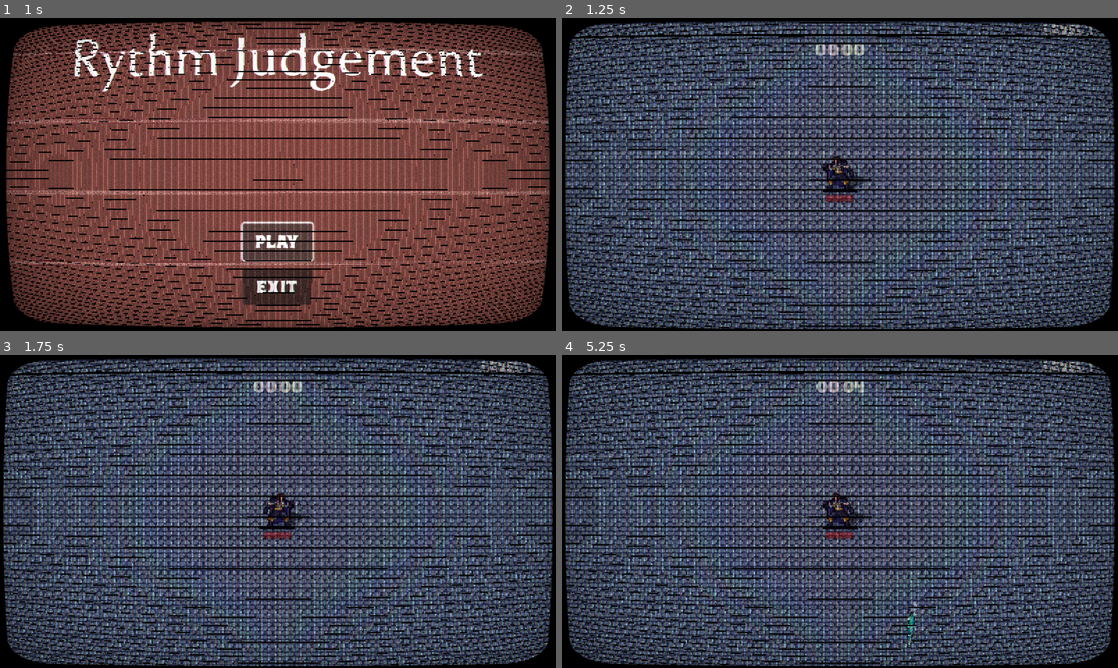
Above: before the commit, frames 1-4 (two rows, left to right).
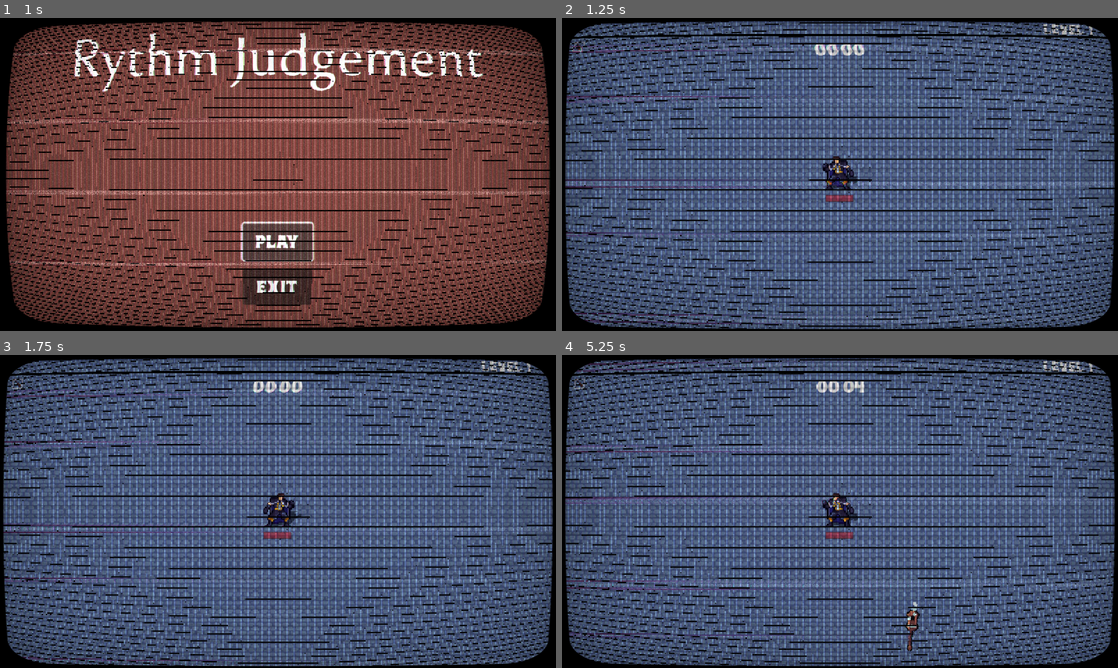
Above: after the commit, the same moments.

Repository: DiogoSabec/Rythm-Judgment
Game: Godot game, scene res://TitleScreen/menu.tscn
The game is run twice, just before and just after one commit, with the same random seed, the same clock (stepped at 60 frames per second) and the same inputs. Sound files missing from this copy of the repository are replaced by a short silence.
Inputs (mouse positions are in pixels of both pictures, inside the frame that each line leads up to):
- Up to frame 1 (1 s): click "Play" at 0.5 s
- Up to frame 2 (1.25 s): no input
- Up to frame 3 (1.75 s): move the mouse to (400, 495) at 1.27 s; hold D (right) from 1.28 s (still down); click (400, 495) at 1.35 s
- Up to frame 4 (5.25 s): move the mouse to (728, 527) at 2.02 s; release D (right) at 2.03 s; hold S (down) 2.03-2.78 s; click (728, 527) at 2.1 s; move the mouse to (895, 442) at 2.77 s; hold D (right) 2.78-3.53 s; click (895, 442) at 2.85 s; move the mouse to (812, 574) at 3.52 s; hold W (up) 3.53-4.28 s; click (812, 574) at 3.6 s; move the mouse to (1006, 558) at 4.27 s; hold A (left) from 4.28 s (still down); click (1006, 558) at 4.35 s; move the mouse to (673, 464) at 5.02 s; click (673, 464) at 5.1 s

Frame 1 is identical in both runs. In frame 2, 68% of the frame differs, in the area x 0-100%, y 1-100%; in frame 3, 68%; in frame 4, 69%.

Commit message:
Updated visuals
09/10/24

Diff:
--- /dev/null
+++ b/SurvivorsClone_Complete-main/Player/Attack/javelin.gdshader
@@ -0,0 +1,23 @@
+shader_type canvas_item;
+uniform float opacity;
+uniform float r;
+uniform float g;
+uniform float b;
+uniform float mix_color;
+
+void vertex() {
+
+}
+
+void fragment() {
+	// Se llama así por cada píxel en el que el material es visible.
+	vec4 texture_color = texture(TEXTURE, UV);
+	if (texture_color.a != 0.0)
+		COLOR = vec4(mix(texture_color.rgb, vec3(r,g,b), mix_color), opacity);
+}
+
+void light() {
+	// Se llama para cada píxel de cada luz que afecta al CanvasItem.
+	float cNdotL = max(1.0, dot(NORMAL, LIGHT_DIRECTION));
+	LIGHT = vec4(LIGHT_COLOR.rgb * COLOR.rgb * LIGHT_ENERGY * cNdotL, LIGHT_COLOR.a);
+}
--- a/SurvivorsClone_Complete-main/Player/Attack/javelin.tscn
+++ b/SurvivorsClone_Complete-main/Player/Attack/javelin.tscn
@@ -1,19 +1,30 @@
-[gd_scene load_steps=5 format=3 uid="uid://cr4wh8k8gaysv"]
+[gd_scene load_steps=7 format=3 uid="uid://cr4wh8k8gaysv"]
 
+[ext_resource type="Shader" path="res://Player/Attack/javelin.gdshader" id="1_anyor"]
 [ext_resource type="Texture2D" uid="uid://d22bl2j2hb3d1" path="res://Textures/Items/Weapons/javelin_3_new.png" id="1_rbe4t"]
 [ext_resource type="Script" path="res://Player/Attack/javelin.gd" id="1_ro7n8"]
 [ext_resource type="AudioStream" uid="uid://ckro6v281rcab" path="res://Audio/SoundEffect/woosh.wav" id="3_6kycs"]
+
+[sub_resource type="ShaderMaterial" id="ShaderMaterial_r1nq5"]
+shader = ExtResource("1_anyor")
+shader_parameter/opacity = 0.615
+shader_parameter/r = 0.0
+shader_parameter/g = 0.0
+shader_parameter/b = 0.7
+shader_parameter/mix_color = null
 
 [sub_resource type="RectangleShape2D" id="RectangleShape2D_5ojwf"]
 size = Vector2(4.24264, 32.5269)
 
 [node name="Javelin" type="Area2D" groups=["attack"]]
 top_level = true
+use_parent_material = true
 collision_layer = 4
 collision_mask = 0
 script = ExtResource("1_ro7n8")
 
 [node name="Sprite2D" type="Sprite2D" parent="."]
+material = SubResource("ShaderMaterial_r1nq5")
 texture = ExtResource("1_rbe4t")
 
 [node name="CollisionShape2D" type="CollisionShape2D" parent="."]
--- a/SurvivorsClone_Complete-main/Player/player.gd
+++ b/SurvivorsClone_Complete-main/Player/player.gd
@@ -54,6 +54,7 @@
 
 
 @onready var sprite = $Sprite2D
+@onready var sprite_shadow = $SpriteShadow
 @onready var walkTimer = get_node("%walkTimer")
 
 #GUI
@@ -74,7 +75,11 @@
 @onready var sndVictory = get_node("%snd_victory")
 @onready var sndLose = get_node("%snd_lose")
 
-#Signal
+var note_times = []
+var current_note_index = 0
+var music_timer = 0.0
+var is_playing = false
+
 signal playerdeath
 
 func _ready():
@@ -94,8 +99,10 @@
 	var mov = Vector2(x_mov,y_mov)
 	if mov.x > 0:
 		sprite.flip_h = true
+		sprite_shadow.flip_h = true
 	elif mov.x < 0:
 		sprite.flip_h = false
+		sprite_shadow.flip_h = false
 
 	if mov != Vector2.ZERO:
 		last_movement = mov
--- a/SurvivorsClone_Complete-main/Player/player.tscn
+++ b/SurvivorsClone_Complete-main/Player/player.tscn
@@ -1,7 +1,6 @@
-[gd_scene load_steps=24 format=3 uid="uid://dncgepmkc4jf4"]
+[gd_scene load_steps=22 format=3 uid="uid://dncgepmkc4jf4"]
 
 [ext_resource type="Script" path="res://Player/player.gd" id="1_37q80"]
-[ext_resource type="Shader" path="res://TitleScreen/vhs.gdshader" id="2_4bmmi"]
 [ext_resource type="Texture2D" uid="uid://p46qgvgj233p" path="res://Textures/MagnusV2.png" id="3_4s771"]
 [ext_resource type="Shader" path="res://Player/shadow.gdshader" id="3_eycu1"]
 [ext_resource type="PackedScene" uid="uid://xy3cvpwdy828" path="res://Utility/hurt_box.tscn" id="3_gs51i"]
@@ -17,30 +16,6 @@
 [ext_resource type="PackedScene" uid="uid://b7c7gsdx2rkjm" path="res://Utility/basic_button.tscn" id="12_i8esf"]
 [ext_resource type="PackedScene" uid="uid://3rmf6o4v314s" path="res://Player/GUI/pause.tscn" id="14_erub4"]
 
-[sub_resource type="ShaderMaterial" id="ShaderMaterial_paeog"]
-shader = ExtResource("2_4bmmi")
-shader_parameter/overlay = true
-shader_parameter/scanlines_opacity = 0.18
-shader_parameter/scanlines_width = 0.214
-shader_parameter/grille_opacity = 0.315
-shader_parameter/resolution = Vector2(640, 480)
-shader_parameter/pixelate = true
-shader_parameter/roll = false
-shader_parameter/roll_speed = 0.42
-shader_parameter/roll_size = 61.625
-shader_parameter/roll_variation = 1.025
-shader_parameter/distort_intensity = 0.003
-shader_parameter/noise_opacity = 0.05
-shader_parameter/noise_speed = 5.0
-shader_parameter/static_noise_intensity = 0.0
-shader_parameter/aberration = 4.75e-08
-shader_parameter/brightness = 1.2
-shader_parameter/discolor = false
-shader_parameter/warp_amount = 0.151
-shader_parameter/clip_warp = false
-shader_parameter/vignette_intensity = 0.125
-shader_parameter/vignette_opacity = 0.475
-
 [sub_resource type="ShaderMaterial" id="ShaderMaterial_c86xp"]
 shader = ExtResource("3_eycu1")
 shader_parameter/look_right = true
@@ -66,27 +41,14 @@
 script = ExtResource("1_37q80")
 experience = 765
 
-[node name="CanvasLayerVHS" type="CanvasLayer" parent="."]
-layer = 5
-
-[node name="ColorRect" type="ColorRect" parent="CanvasLayerVHS"]
-material = SubResource("ShaderMaterial_paeog")
-anchors_preset = -1
-anchor_top = 0.00555556
-anchor_right = 1.00044
-anchor_bottom = 1.00544
-offset_top = -2.0
-offset_right = -0.280029
-offset_bottom = -1.96005
-mouse_filter = 2
-metadata/_edit_use_anchors_ = true
-
 [node name="Sprite2D" type="Sprite2D" parent="."]
 z_index = 1
 texture = ExtResource("3_4s771")
 
 [node name="SpriteShadow" type="Sprite2D" parent="."]
 material = SubResource("ShaderMaterial_c86xp")
+position = Vector2(-2.25, -0.75)
+scale = Vector2(0.871429, 0.957143)
 texture = ExtResource("3_4s771")
 
 [node name="Camera2D" type="Camera2D" parent="."]
--- a/SurvivorsClone_Complete-main/Utility/item_option.tscn
+++ b/SurvivorsClone_Complete-main/Utility/item_option.tscn
@@ -47,7 +47,7 @@
 offset_bottom = 48.0
 scale = Vector2(1.03025, 1)
 theme_override_fonts/font = ExtResource("2_wif5r")
-theme_override_font_sizes/font_size = 8
+theme_override_font_sizes/font_size = 10
 text = "Description of Item"
 autowrap_mode = 3
 
--- a/SurvivorsClone_Complete-main/World/world.tscn
+++ b/SurvivorsClone_Complete-main/World/world.tscn
@@ -1,8 +1,9 @@
-[gd_scene load_steps=22 format=3 uid="uid://du6qbgqucaqov"]
+[gd_scene load_steps=24 format=3 uid="uid://du6qbgqucaqov"]
 
 [ext_resource type="Texture2D" uid="uid://b6umklllf2jsl" path="res://Textures/dirt_full_new.png" id="1_3v41d"]
 [ext_resource type="PackedScene" uid="uid://dncgepmkc4jf4" path="res://Player/player.tscn" id="2_40uwv"]
 [ext_resource type="PackedScene" uid="uid://ba2claihwes2y" path="res://Utility/enemy_spawner.tscn" id="3_p01g4"]
+[ext_resource type="Shader" path="res://TitleScreen/vhs.gdshader" id="3_vtams"]
 [ext_resource type="PackedScene" uid="uid://gvm5jcbbgwdv" path="res://Enemy/enemy_kobold_weak.tscn" id="4_ee8bm"]
 [ext_resource type="Script" path="res://Utility/spawn_info.gd" id="5_jj7s8"]
 [ext_resource type="PackedScene" uid="uid://bbvhxvk65o8el" path="res://Enemy/enemy_kobold_strong.tscn" id="6_rumbx"]
@@ -21,6 +22,30 @@
 glow_bloom = 0.05
 fog_light_color = Color(0.991041, 0, 0.495379, 1)
 adjustment_enabled = true
+
+[sub_resource type="ShaderMaterial" id="ShaderMaterial_hfr8j"]
+shader = ExtResource("3_vtams")
+shader_parameter/overlay = true
+shader_parameter/scanlines_opacity = 0.138
+shader_parameter/scanlines_width = 0.214
+shader_parameter/grille_opacity = 0.063
+shader_parameter/resolution = Vector2(640, 480)
+shader_parameter/pixelate = true
+shader_parameter/roll = true
+shader_parameter/roll_speed = 2.255
+shader_parameter/roll_size = 43.443
+shader_parameter/roll_variation = 1.642
+shader_parameter/distort_intensity = 0.005
+shader_parameter/noise_opacity = 0.105
+shader_parameter/noise_speed = 4.7
+shader_parameter/static_noise_intensity = 0.0
+shader_parameter/aberration = 4.75e-08
+shader_parameter/brightness = 1.2
+shader_parameter/discolor = false
+shader_parameter/warp_amount = 0.151
+shader_parameter/clip_warp = false
+shader_parameter/vignette_intensity = 0.125
+shader_parameter/vignette_opacity = 0.475
 
 [sub_resource type="Resource" id="Resource_03m25"]
 script = ExtResource("5_jj7s8")
@@ -108,6 +133,21 @@
 [node name="Player" parent="." instance=ExtResource("2_40uwv")]
 experience = 0
 
+[node name="CanvasLayerVHS2" type="CanvasLayer" parent="Player"]
+layer = 5
+
+[node name="ColorRect" type="ColorRect" parent="Player/CanvasLayerVHS2"]
+material = SubResource("ShaderMaterial_hfr8j")
+anchors_preset = -1
+anchor_top = 0.00555556
+anchor_right = 1.00044
+anchor_bottom = 1.00544
+offset_top = -2.0
+offset_right = -0.280029
+offset_bottom = -1.96005
+mouse_filter = 2
+metadata/_edit_use_anchors_ = true
+
 [node name="EnemySpawner" parent="." instance=ExtResource("3_p01g4")]
 spawns = Array[ExtResource("5_jj7s8")]([SubResource("Resource_03m25"), SubResource("Resource_ij20a"), SubResource("Reso …(200 unchanged characters)…
 
Binary file changed: SurvivorsClone_Complete-main/Textures/Items/Weapons/ice_spear.png
Binary file changed: SurvivorsClone_Complete-main/Textures/Items/Weapons/tornado.png
Binary file changed: SurvivorsClone_Complete-main/Textures/MagnusV2.png
Binary file changed: SurvivorsClone_Complete-main/Textures/dirt_full_new.png
Not shown, added: SurvivorsClone_Complete-main/Audio/Musica/Bloody_Tears_DoS.mid
Not shown, added: SurvivorsClone_Complete-main/Audio/Musica/Instrumentos separados/MIDI Out #2.mid
Not shown, added: SurvivorsClone_Complete-main/Audio/Musica/Instrumentos separados/MIDI Out #4.mid
Not shown, added: SurvivorsClone_Complete-main/Audio/Musica/Instrumentos separados/MIDI Out #5.mid
Not shown, added: SurvivorsClone_Complete-main/Audio/Musica/Instrumentos separados/MIDI Out #6.mid
Not shown, added: SurvivorsClone_Complete-main/Audio/Musica/Instrumentos separados/MIDI Out #7.mid
Not shown, added: SurvivorsClone_Complete-main/Audio/Musica/Instrumentos separados/MIDI Out.mid
